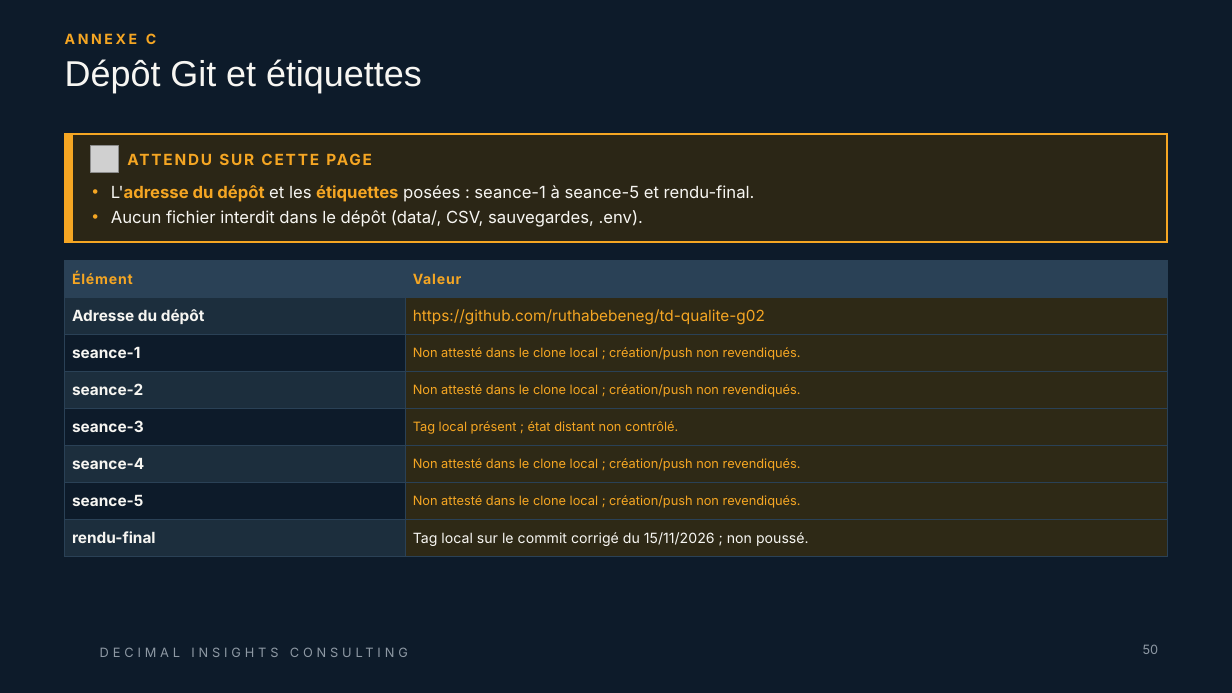
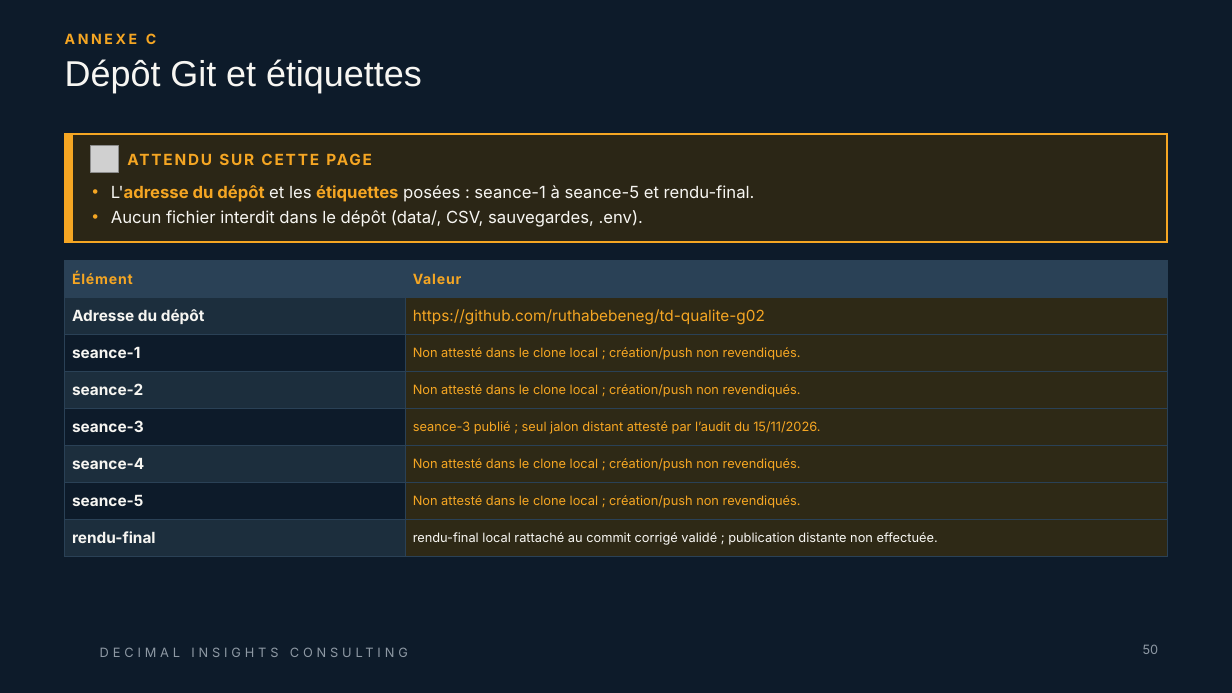
Before and after one commit to ruthabebeneg/td-qualite-g02, a slide deck: slide 50 of livrables/Livrable_Groupe_TD_AssurConnect.pptx. Drawn at 1232x693 pixels with LibreOffice and Linux fonts; fonts in the diff are those of the drawing; grey boxes stand for pictures; background and template pictures are left out. Boxes give left, top, right and bottom in pixels: in the first picture for what was removed or moved away, otherwise in the second. Text is boxed around its words. In the diff, an @@ line names an element or a change of style, - is before the commit and + after.

Commit message:
docs: corriger et synchroniser les supports de rendu

```diff
--- a/livrables/Livrable_Groupe_TD_AssurConnect.pptx
+++ b/livrables/Livrable_Groupe_TD_AssurConnect.pptx
@@ table at (65,261,1167,556) @@
-row 5, column 2: Tag local présent ; état distant non contrôlé.
+row 5, column 2: seance-3 publié ; seul jalon distant attesté par l’audit du 15/11/2026.
-row 8, column 2: Tag local sur le commit corrigé du 15/11/2026 ; non poussé.
+row 8, column 2: rendu-final local rattaché au commit corrigé validé ; publication distante non effectuée.
```
Also in this commit, not shown: 11 other slides changed, 14 other files.
